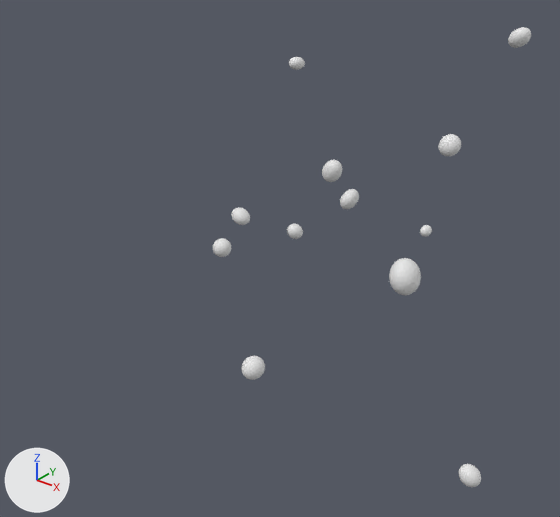
Renders of the OBJ model data/radials/radial_23/radial.obj from each side of a commit.
One viewpoint serves both versions: a 50 mm camera at (2.18, -3.01, 1.49) aimed at (-0.27, 0.04, -0.4). Every picture has the same lights, and +X, +Y and +Z are marked at lower left. The first picture is the older version. Where no turn or scale is listed for an object, it has been applied to the vertices.

In view in the first picture: 'radial'.
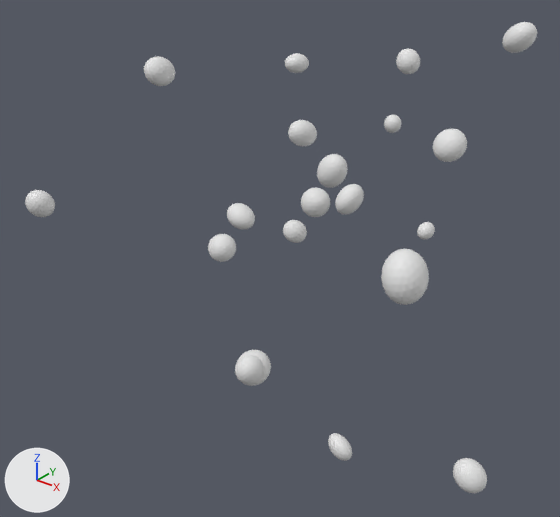
Location of each change, (x1, y1, x2, y2) in pixels of the pictures (560 x 517 px; the box of a moved part takes in the faces that stretch with it):
'radial', reshaped (61% wider)
    before: (213, 27, 531, 487)
    after: (25, 22, 537, 493)
part 1 of me_radial, moved or reshaped
    before: (340, 189, 359, 209)
    after: (335, 184, 364, 215)
part 2 of me_radial, moved or reshaped
    before: (213, 238, 232, 257)
    after: (208, 234, 236, 262)
part 3 of me_radial, moved or reshaped
    before: (322, 160, 342, 182)
    after: (317, 154, 348, 188)
part 4 of me_radial, moved or reshaped
    before: (508, 27, 531, 48)
    after: (502, 22, 537, 53)
part 5 of me_radial, moved or reshaped
    before: (438, 134, 461, 156)
    after: (433, 129, 467, 162)
part 6 of me_radial, moved or reshaped
    before: (287, 224, 303, 239)
    after: (236, 350, 271, 386)
part 7 of me_radial, moved or reshaped
    before: (420, 225, 432, 237)
    after: (417, 222, 435, 240)
part 8 of me_radial, moved or reshaped
    before: (231, 207, 250, 225)
    after: (283, 220, 307, 243)
part 9 of me_radial, moved or reshaped
    before: (389, 258, 421, 296)
    after: (381, 248, 429, 305)
part 10 of me_radial, moved or reshaped
    before: (289, 57, 305, 70)
    after: (227, 203, 255, 229)
part 11 of me_radial, moved or reshaped
    before: (459, 464, 481, 487)
    after: (285, 53, 309, 73)
part 12 of me_radial, added
    after: (453, 458, 487, 493)
part 13 of me_radial, added
    after: (301, 187, 330, 217)
part 14 of me_radial, added
    after: (144, 56, 175, 86)
part 15 of me_radial, added
    after: (396, 49, 420, 74)
part 16 of me_radial, added
    after: (384, 114, 401, 133)
part 17 of me_radial, added
    after: (25, 190, 55, 217)
part 18 of me_radial, added
    after: (328, 433, 352, 461)
part 19 of me_radial, added
    after: (288, 120, 317, 147)
part 20 of me_radial, moved or reshaped
    before: (241, 356, 265, 380)
    after: (235, 355, 264, 384)

The change, as a list of edits to the scene's bpy script:
```text
Change me_radial:
    remove me_radial.from_pydata(...)  # 1944 vertices, 3840 faces; spans x -0.56..1.23, y -1.22..0.56, z -1.33..0.9
    add me_radial.from_pydata(...)  # 3240 vertices, 6400 faces; spans x -1.54..1.25, y -1.25..1.76, z -1.36..0.93
    me_radial part 1: the loose piece of 162 vertices spanning x 0.15..0.24, y -0.04..0.08, z 0.02..0.13 is scaled about its middle by 1.5
    me_radial part 2: the loose piece of 162 vertices spanning x -0.23..-0.14, y -0.56..-0.47, z -0.15..-0.06 is scaled about its middle by 1.5
    me_radial part 3: the loose piece of 162 vertices spanning x -0.25..-0.13, y 0.37..0.47, z -0.04..0.1 is scaled about its middle by 1.5
    me_radial part 4: the loose piece of 162 vertices spanning x 0.71..0.81, y 0.46..0.56, z 0.81..0.9 is scaled about its middle by 1.5
    me_radial part 5: the loose piece of 162 vertices spanning x 0.5..0.6, y 0.29..0.39, z 0.29..0.4 is scaled about its middle by 1.5
    me_radial part 6: the loose piece of 162 vertices spanning x -0.22..-0.14, y 0.03..0.11, z -0.26..-0.18 is multiplied about its middle by the matrix ((1.108, 1.215, -0.542), (-1.61, 0.672, -1.254), (-0.643, 1.293, 1.312)), then moved by (0.43, -0.86, -0.26)
    me_radial part 7: the loose piece of 162 vertices spanning x 0.54..0.59, y 0.11..0.18, z -0.06..-0.01 is scaled about its middle by 1.5
    me_radial part 8: the loose piece of 162 vertices spanning x -0.48..-0.37, y -0.15..-0.05, z -0.18..-0.09 is multiplied about its middle by the matrix ((-1.048, -0.025, -0.752), (-0.539, 0.925, 0.72), (0.525, 0.899, -0.762)), then moved by (0.24, 0.17, -0.08)
    me_radial part 9: the loose piece of 162 vertices spanning x 1.13..1.23, y -1.22..-1.12, z 0.38..0.49 is scaled about its middle by 1.5
    me_radial part 10: the loose piece of 162 vertices spanning x -0.56..-0.47, y 0.46..0.56, z 0.54..0.61 is multiplied about its middle by the matrix ((-0.769, -1.442, 0.11), (-0.261, 0.298, 1.923), (-1.344, 0.763, -0.313)), then moved by (0.09, -0.6, -0.71)
    me_radial part 11: the loose piece of 162 vertices spanning x 0.93..1.04, y 0.0..0.1, z -1.33..-1.21 is multiplied about its middle by the matrix ((-0.623, -0.113, -0.948), (0.954, -0.047, -0.622), (0.022, -1.133, 0.121)), then moved by (-1.5, 0.46, 1.84)
    me_radial part 12: the loose piece of 162 vertices spanning x 0.93..1.04, y 0.0..0.1, z -1.33..-1.21 is copied, and the copy is scaled about its middle by 1.5; it spans x 0.9..1.07, y -0.03..0.13, z -1.36..-1.18
    me_radial part 13: the loose piece of 162 vertices spanning x 0.15..0.24, y -0.04..0.08, z 0.02..0.13 is copied, and the copy is multiplied about its middle by the matrix ((0.221, 0.839, -1.286), (1.702, 0.262, 0.089), (0.316, -1.041, -0.973)), then moved by (-0.18, -0.03, -0.05); it spans x -0.07..0.09, y -0.09..0.07, z -0.05..0.1
    me_radial part 14: the loose piece of 162 vertices spanning x -0.56..-0.47, y 0.46..0.56, z 0.54..0.61 is copied, and the copy is multiplied about its middle by the matrix ((1.328, -0.858, 0.609), (0.694, -0.223, -2.658), (0.854, 1.358, 0.554)), then moved by (-0.48, -0.6, -0.01); it spans x -1.06..-0.92, y -0.2..0.0, z 0.49..0.65
    me_radial part 15: the loose piece of 162 vertices spanning x 0.71..0.81, y 0.46..0.56, z 0.81..0.9 is copied, and the copy is multiplied about its middle by the matrix ((0.133, -0.638, 1.069), (1.275, -0.199, -0.692), (0.236, 1.209, 0.525)), then moved by (-0.56, -0.02, -0.18); it spans x 0.14..0.26, y 0.43..0.55, z 0.62..0.74
    me_radial part 16: the loose piece of 162 vertices spanning x -0.25..-0.13, y 0.37..0.47, z -0.04..0.1 is copied, and the copy is multiplied about its middle by the matrix ((-0.076, 1.144, 0.284), (0.07, 0.276, -0.915), (-1.109, -0.092, 0.181)), then moved by (-0.37, 1.27, -0.08); it spans x -0.63..-0.5, y 1.63..1.76, z -0.12..0.01
    me_radial part 17: the loose piece of 162 vertices spanning x -0.23..-0.14, y -0.56..-0.47, z -0.15..-0.06 is copied, and the copy is multiplied about its middle by the matrix ((-0.383, -1.627, -0.552), (-0.158, 0.597, -1.648), (1.711, -0.31, -0.276)), then moved by (-1.27, -0.14, -0.05); it spans x -1.54..-1.38, y -0.73..-0.57, z -0.23..-0.07
    me_radial part 18: the loose piece of 162 vertices spanning x 0.93..1.04, y 0.0..0.1, z -1.33..-1.21 is copied, and the copy is multiplied about its middle by the matrix ((0.115, 1.453, -0.041), (0.138, -0.2, 1.015), (1.067, -0.391, -0.22)), then moved by (-0.61, -0.3, 0.07); it spans x 0.3..0.45, y -0.31..-0.19, z -1.27..-1.13
    me_radial part 19: the loose piece of 162 vertices spanning x 0.15..0.24, y -0.04..0.08, z 0.02..0.13 is copied, and the copy is multiplied about its middle by the matrix ((0.043, 0.992, -0.46), (1.345, -0.033, -1.249), (-1.188, -0.411, -0.487)), then moved by (-0.25, -0.06, 0.3); it spans x -0.12..0.0, y -0.12..0.04, z 0.31..0.45
    me_radial part 20: 161 vertices removed from x 0.19..0.3, y -0.84..-0.73, z -0.53..-0.42; 161 vertices added at x 0.23..0.36, y -0.94..-0.81, z -0.49..-0.35
```
